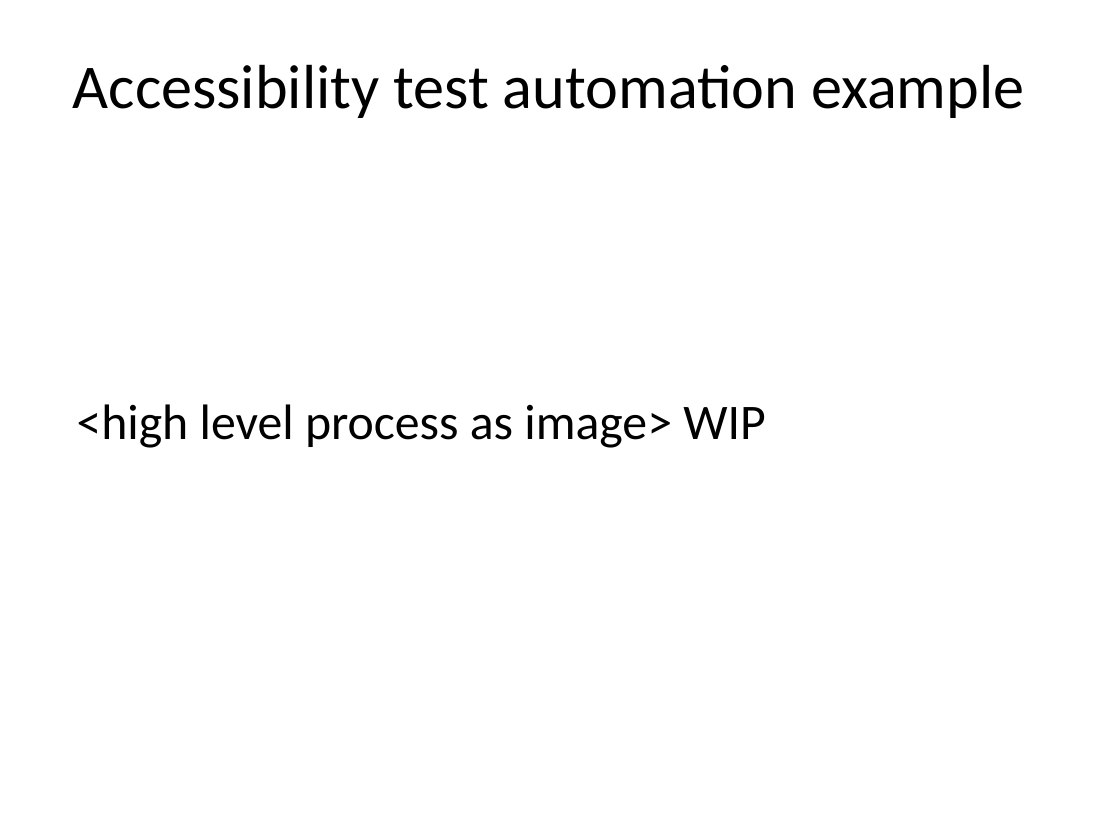
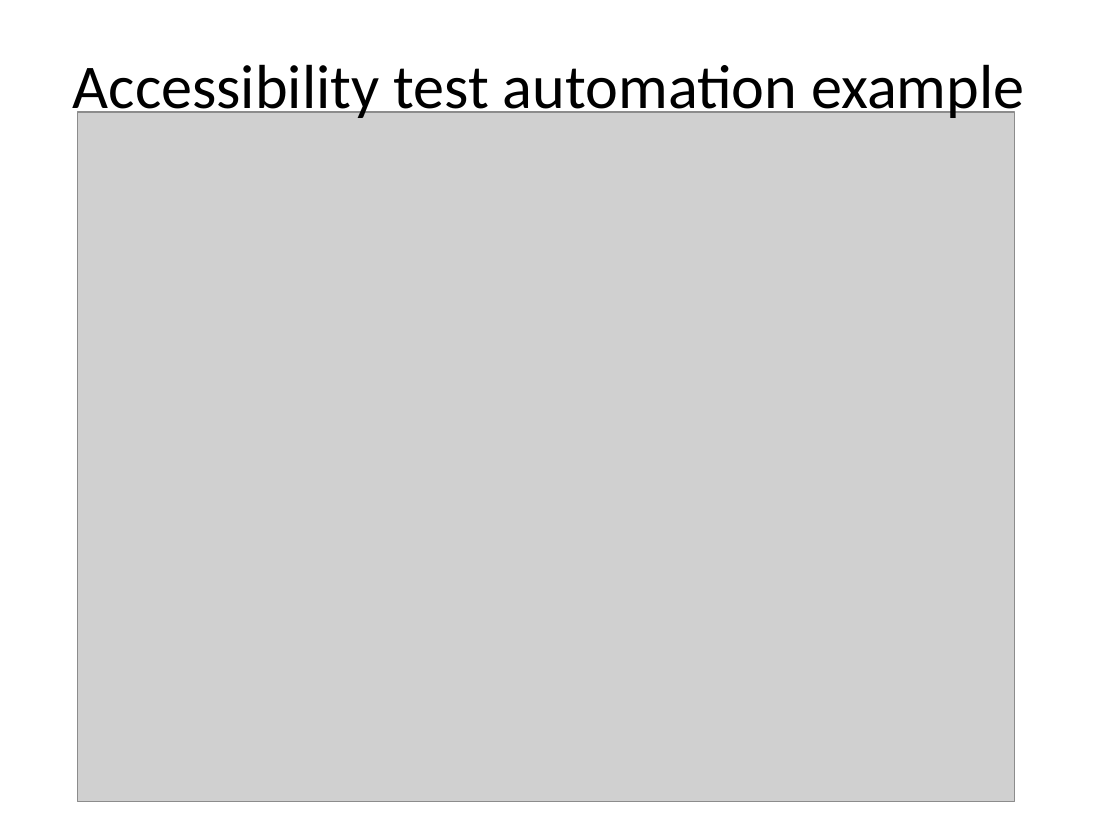
Before and after one commit to kristapsmelderis/tapost-2015-accessibility, a slide deck: slide 6 of tapost-2015-accessibility.pptx. Drawn at 1120x840 pixels with LibreOffice and Linux fonts; fonts in the diff are those of the drawing; grey boxes stand for pictures; background and template pictures are left out. Boxes give left, top, right and bottom in pixels: in the first picture for what was removed or moved away, otherwise in the second. Text is boxed around its words. In the diff, an @@ line names an element or a change of style, - is before the commit and + after.

Commit message:
finalise example test project, finalise presentation

```diff
--- a/tapost-2015-accessibility.pptx
+++ b/tapost-2015-accessibility.pptx
@@ picture added at (77, 112, 1015, 802) @@
@@ text removed at (77, 404, 765, 448) @@
-<high level process as image> WIP
```
Also in this commit, not shown: 7 other slides changed, 7 slides added, 11 other files.
